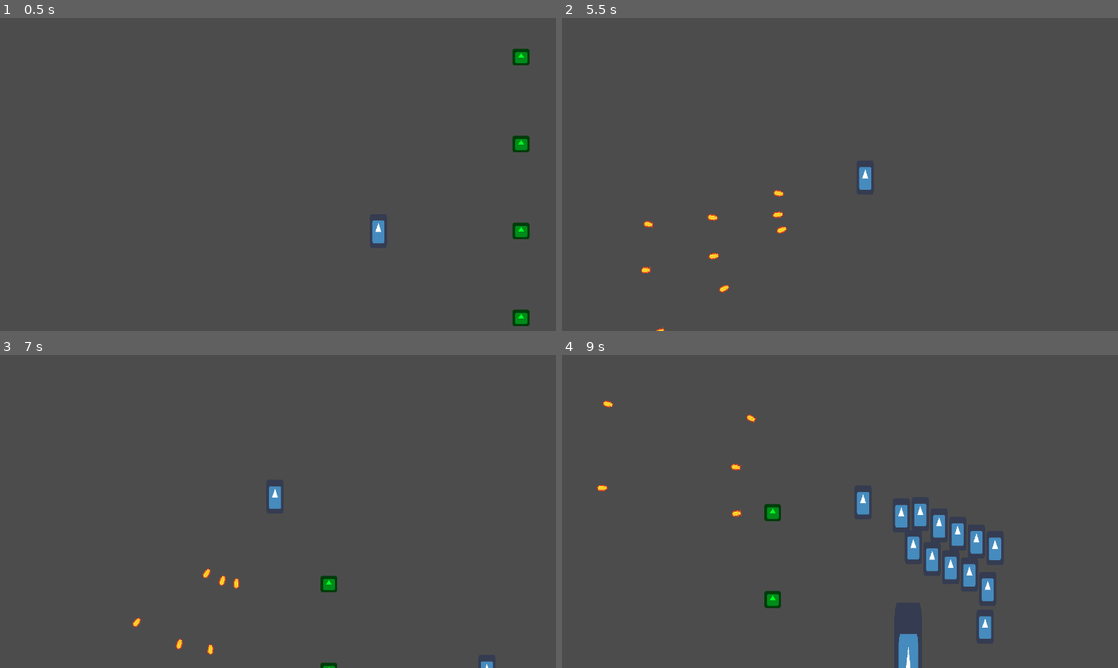
Above: before the commit, frames 1-4 (two rows, left to right).
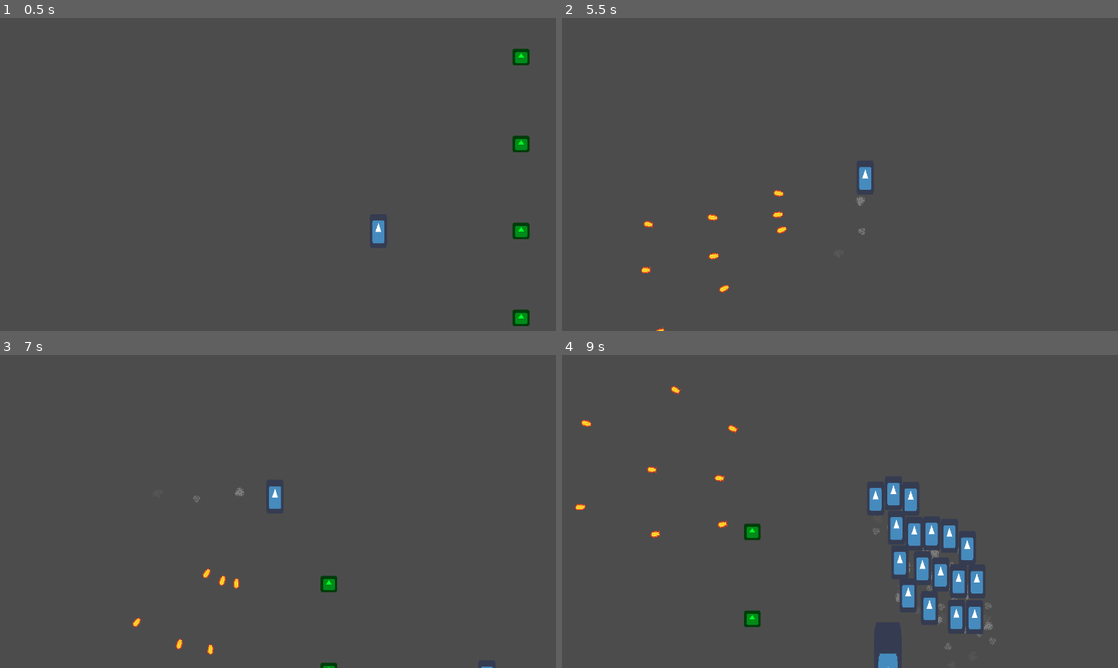
Above: after the commit, the same moments.

Repository: florian-rieder/2DShooter
Game: Godot game, scene res://test.tscn
The game is run twice, just before and just after one commit, with the same random seed, the same clock (stepped at 60 frames per second) and the same inputs. The engine's default icon, where the game draws it, is replaced by a stand-in: a white triangle on a blue panel in a dark square. Sound files missing from this copy of the repository are replaced by a short silence.
Inputs (mouse positions are in pixels of both pictures, inside the frame that each line leads up to):
- Up to frame 1 (0.5 s): no input
- Up to frame 2 (5.5 s): move the mouse to (812, 237) at 0.52 s; hold Space (fire) 0.53-1.28 s; hold W (up) 0.53-2.03 s; move the mouse to (1006, 221) at 1.27 s; tap C at 1.35, 2.85, 4.35 s; move the mouse to (673, 127) at 2.02 s; hold Space (fire) 2.03-2.78 s; hold A (left) 2.03-3.53 s; move the mouse to (867, 174) at 2.77 s; move the mouse to (756, 96) at 3.52 s; hold S (down) 3.53-4.28 s; hold Space (fire) 3.53-4.28 s; move the mouse to (962, 158) at 4.27 s; hold D (right) 4.28-5.03 s; move the mouse to (728, 190) at 5.02 s; hold W (up) from 5.03 s (still down); hold Space (fire) from 5.03 s (still down)
- Up to frame 3 (7 s): move the mouse to (333, 442) at 5.77 s; release W (up) at 5.78 s; release Space (fire) at 5.78 s; hold D (right) from 5.78 s (still down); tap C at 5.85 s; move the mouse to (250, 574) at 6.52 s; hold Space (fire) from 6.53 s (still down)
- Up to frame 4 (9 s): move the mouse to (1006, 558) at 7.27 s; release Space (fire) at 7.28 s; tap C at 7.35, 8.85 s; move the mouse to (673, 464) at 8.02 s; release D (right) at 8.03 s; hold S (down) 8.03-8.78 s; hold Space (fire) 8.03-8.78 s; move the mouse to (867, 511) at 8.77 s; hold A (left) from 8.78 s (still down)

Frame 1 is identical in both runs. In frame 2, less than 0.1% of the frame differs, in the area x 52-55%, y 56-70%; in frame 3, less than 0.1%; in frame 4, 5.8%, in the area x 2-79%, y 9-100%.

Commit message:
Added footstep dust particles

Diff:
--- a/2DShooter/Characters/BaseCharacter/BaseCharacter.gd
+++ b/2DShooter/Characters/BaseCharacter/BaseCharacter.gd
@@ -27,4 +27,6 @@
 
 func _physics_process(delta):
     get_input(delta)
-    move_and_slide(velocity)
+    velocity = move_and_slide(velocity)
+    if velocity.length() > 10:
+        $DustParticles.emitting = true
--- a/2DShooter/Characters/BaseCharacter/BaseCharacter.tscn
+++ b/2DShooter/Characters/BaseCharacter/BaseCharacter.tscn
@@ -1,8 +1,9 @@
-[gd_scene load_steps=8 format=2]
+[gd_scene load_steps=11 format=2]
 
 [ext_resource path="res://Characters/BaseCharacter/BaseCharacter.gd" type="Script" id=1]
 [ext_resource path="res://icon.png" type="Texture" id=2]
 [ext_resource path="res://modulate_white.gdshader" type="Shader" id=3]
+[ext_resource path="res://Characters/DustParticle.png" type="Texture" id=4]
 
 [sub_resource type="ShaderMaterial" id=1]
 resource_local_to_scene = true
@@ -42,7 +43,19 @@
 "values": [ false ]
 }
 
+[sub_resource type="CanvasItemMaterial" id=5]
+light_mode = 1
+particles_animation = true
+particles_anim_h_frames = 4
+particles_anim_v_frames = 1
+particles_anim_loop = false
+
+[sub_resource type="Gradient" id=6]
+offsets = PoolRealArray( 0.311475, 1 )
+colors = PoolColorArray( 0.486904, 0.486904, 0.486904, 1, 0.275967, 0.275967, 0.275967, 0 )
+
 [node name="BaseCharacter" type="KinematicBody2D" groups=["Character"]]
+z_index = 1000
 script = ExtResource( 1 )
 
 [node name="Skin" type="Sprite" parent="."]
@@ -57,3 +70,28 @@
 method_call_mode = 1
 anims/FlashWhite = SubResource( 3 )
 anims/RESET = SubResource( 4 )
+
+[node name="DustParticles" type="CPUParticles2D" parent="."]
+material = SubResource( 5 )
+z_index = 900
+z_as_relative = false
+emitting = false
+amount = 4
+one_shot = true
+randomness = 0.37
+local_coords = false
+texture = ExtResource( 4 )
+emission_shape = 1
+emission_sphere_radius = 10.0
+direction = Vector2( 1, 1 )
+spread = 180.0
+gravity = Vector2( 0, 0 )
+initial_velocity = 4.61
+initial_velocity_random = 0.48
+angular_velocity = 278.71
+angular_velocity_random = 1.0
+angle_random = 1.0
+color_ramp = SubResource( 6 )
+anim_speed = 1.0
+anim_speed_random = 0.06
+anim_offset_random = 1.0
--- a/2DShooter/Director/Director.gd
+++ b/2DShooter/Director/Director.gd
@@ -7,7 +7,7 @@
     }
 var sensed_difficulty : float
 var target_difficulty : float
-var max_enemies : int = 300
+var max_enemies : int = 100
 
 # call function on each member of a group:
 # get_tree().call_group("my_group","my_function",args...)
@@ -16,6 +16,7 @@
 func _process(delta):
     if c > 1:
         var n_enemies = len(get_enemies())
+        #print(n_enemies)
         estimate_difficulty()
         if n_enemies < max_enemies:
             spawn_enemies()
@@ -64,7 +65,7 @@
     var selected_spawnpoint = possible_spawnpoints[0]
 
     # TODO: choose enemy types and numbers
-    for _i in range(randi() % 5):
+    for _i in range(randi() % 6):
         selected_spawnpoint.spawn_random(enemy_types['BaseEnemy'])
 
 
Binary file added: 2DShooter/Characters/DustParticle.png
Not shown, added: 2DShooter/Characters/DustParticle.png.import
